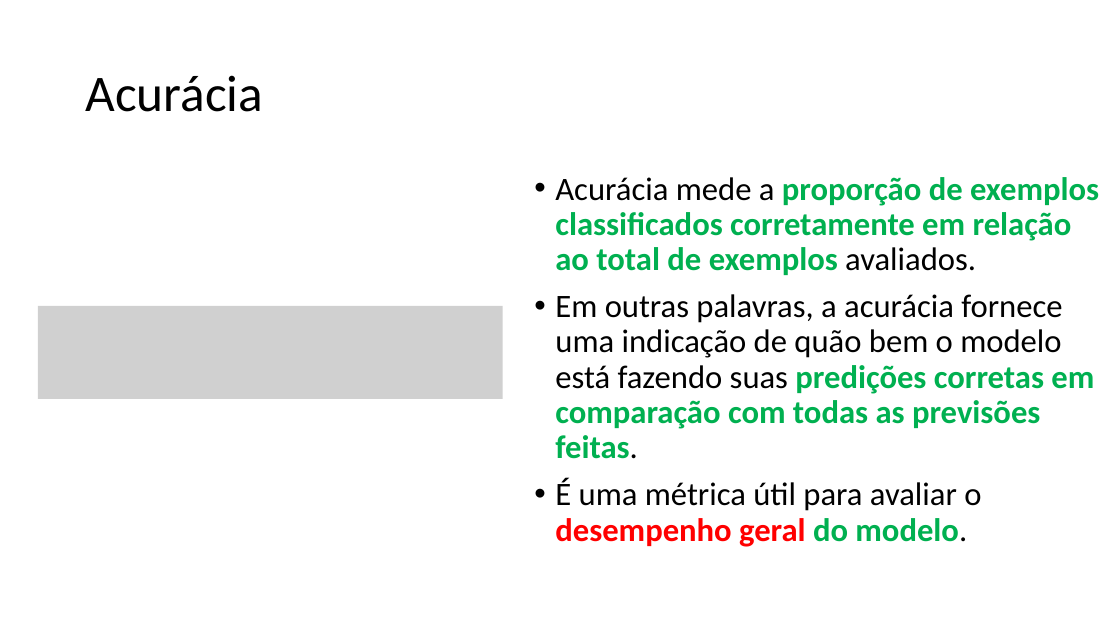
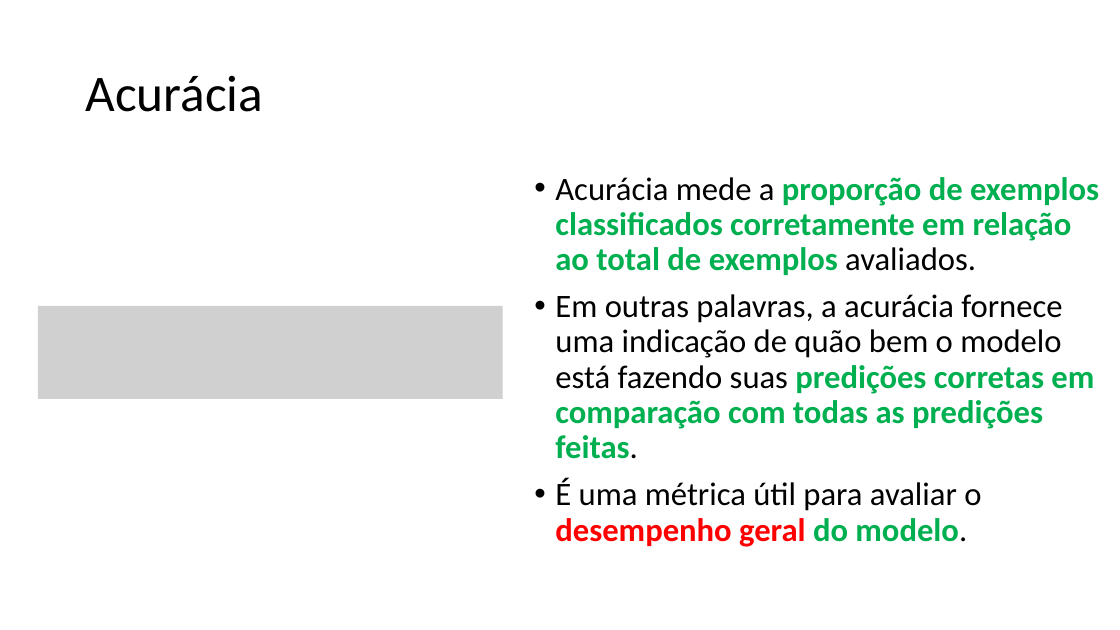
Before and after one commit to zz4fap/c24_inteligencia_artificial, a slide deck: slide 10 of slides/C24_Métricas_de_Classificação.pptx (slide 11 before the commit). Drawn at 1120x630 pixels with LibreOffice and Linux fonts; fonts in the diff are those of the drawing; grey boxes stand for pictures. Boxes give left, top, right and bottom in pixels: in the first picture for what was removed or moved away, otherwise in the second. Text is boxed around its words. In the diff, an @@ line names an element or a change of style, - is before the commit and + after.

Commit message:
update of slides

```diff
--- a/slides/C24_Métricas_de_Classificação.pptx
+++ b/slides/C24_Métricas_de_Classificação.pptx
@@ text at (555, 294, 1094, 459): text changed @@
-• Em outras palavras, a acurácia fornece uma indicação de quão bem o modelo está fazendo suas predições corretas em comparação com todas as previsões feitas.
+• Em outras palavras, a acurácia fornece uma indicação de quão bem o modelo está fazendo suas predições corretas em comparação com todas as predições feitas.
```
Also in this commit, not shown: 3 other slides changed, 1 slide added, 1 slide removed, 1 other file.
